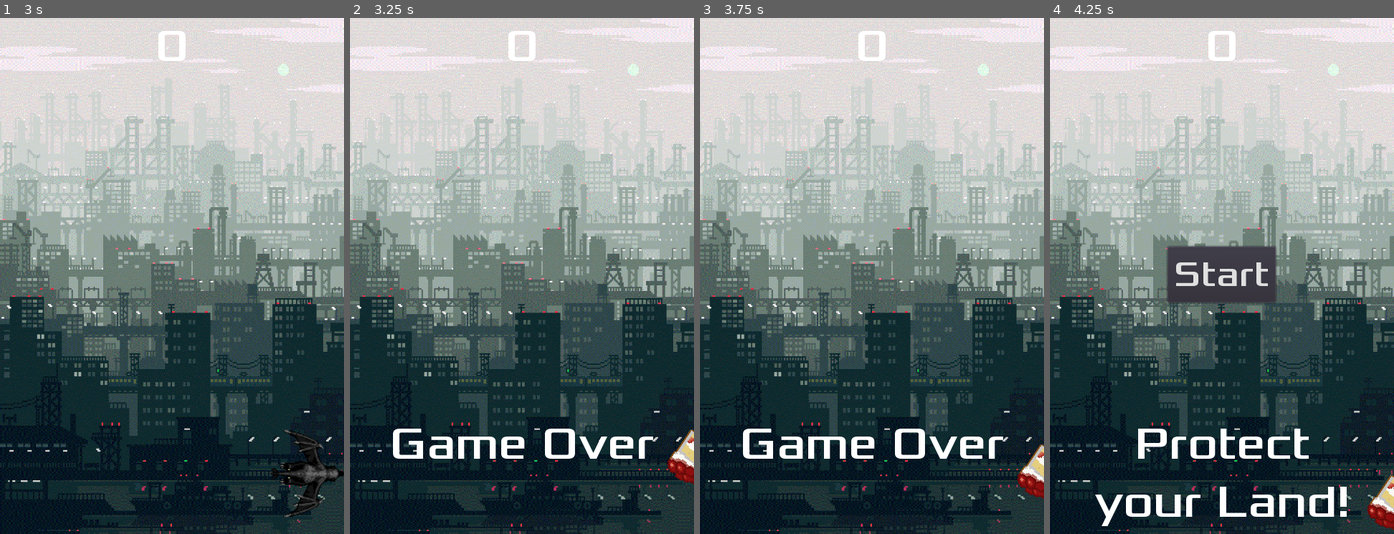
Above: before the commit, frames 1-4 (left to right).
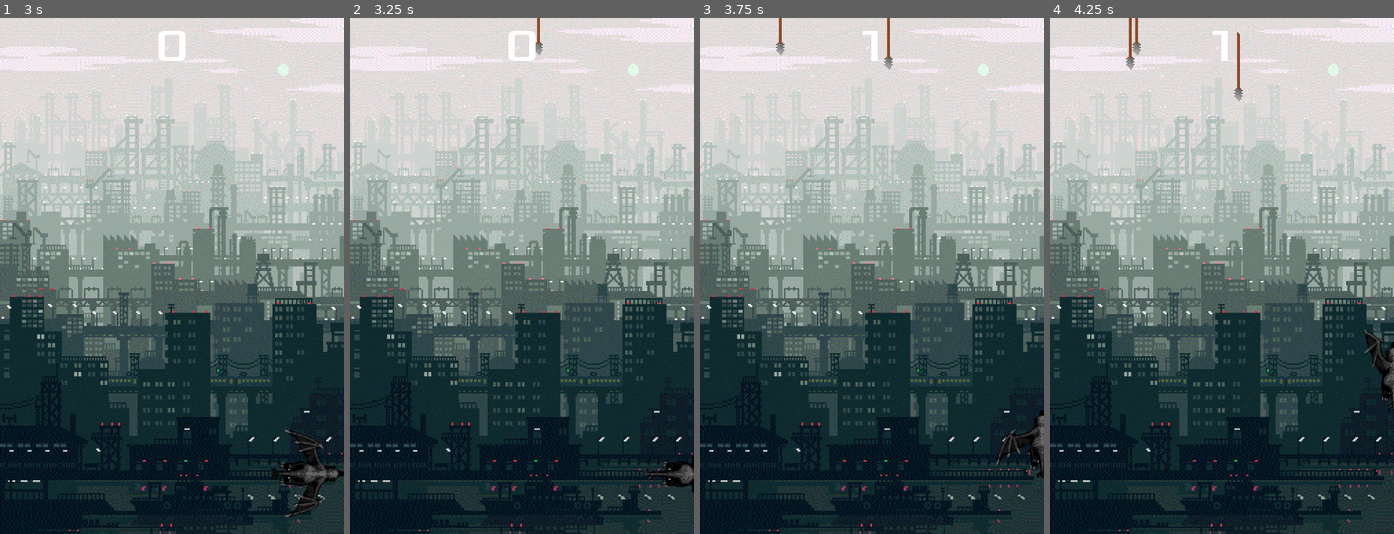
Above: after the commit, the same moments.

Repository: amandarover/RunFromHumans-GameGodot
Game: Godot game, scene res://Main.tscn
Two runs of this game, one before a commit and one after it. Both use one fixed random seed, a clock stepped at 60 frames per second and the inputs below.
Inputs:
- Up to frame 1 (3 s): click "Start" at 0.5 s; hold Right (ui_right) 1.28-2.03 s; tap Space (ui_select) at 1.52, 2.27 s; hold Down (ui_down) 2.03-2.78 s; hold Right (ui_right) from 2.78 s (still down)
- Up to frame 2 (3.25 s): keep holding Right (ui_right)
- Up to frame 3 (3.75 s): release Right (ui_right) at 3.53 s; hold Up (ui_up) from 3.53 s (still down)
- Up to frame 4 (4.25 s): keep holding Up (ui_up); tap Space (ui_select) at 3.77 s

Frame 1 is identical in both runs. In frame 2, 2.5% of the frame differs, in the area x 12-100%, y 0-92%; in frame 3, 3.1%; in frame 4, 7.9%, in the area x 13-100%, y 0-100%.
Error before the commit: Invalid get index 'MIN_SPEED' (on base: 'RigidBody2D'). (res://Main.gd:45)

Commit message:
V 2.0
Nova versão

Diff:
--- a/Main.gd
+++ b/Main.gd
@@ -25,6 +25,7 @@
 	$HUD.update_score(score)
 	$HUD.show_message("Get Ready!")
 	$Music.play()
+	$DeathSound.stop()
 
 func _on_StartTimer_timeout():
 	$MobTimer.start()
@@ -35,14 +36,10 @@
 	$HUD.update_score(score)
 
 func _on_MobTimer_timeout():
-	$MobPath/MobSpawnLocation.set_offset(randi())
+	#$MobPath/MobSpawnLocation.set_offset(randi())
 	var mob = Mob.instance()
 	add_child(mob)
-	var direction = $MobPath/MobSpawnLocation.rotation + PI/2
-	mob.position = $MobPath/MobSpawnLocation.position
-	direction += rand_range(-PI/4, PI/4)
-	mob.rotation = direction
-	mob.set_linear_velocity(Vector2(rand_range(mob.MIN_SPEED, mob.MAX_SPEED), 0).rotated(direction))
+	mob.set_position(Vector2(rand_range(0,450),0))
 
 
 func _on_Player_body_entered():
--- a/Main.tscn
+++ b/Main.tscn
@@ -1,43 +1,19 @@
-[gd_scene load_steps=9 format=2]
+[gd_scene load_steps=8 format=2]
 
 [ext_resource path="res://Main.gd" type="Script" id=1]
 [ext_resource path="res://Mob.tscn" type="PackedScene" id=2]
 [ext_resource path="res://art/background.png" type="Texture" id=3]
 [ext_resource path="res://Player.tscn" type="PackedScene" id=4]
 [ext_resource path="res://HUD.tscn" type="PackedScene" id=5]
-[ext_resource path="res://art/Here Comes the 8-bit Empire.ogg" type="AudioStream" id=6]
+[ext_resource path="res://art/Celtic Music - Legend (Chiptune Version).ogg" type="AudioStream" id=6]
 [ext_resource path="res://art/Defeat - gameover.ogg" type="AudioStream" id=7]
 
-[sub_resource type="Curve2D" id=1]
-
-bake_interval = 5.0
-_data = {
-"points": PoolVector2Array( 0, 0, 0, 0, -2.83163, -2.92049, 0, 0, 0, 0, 479.851, -4.59068, 0, 0, 0, 0, 481.521, 718.598 )
-}
-
-[node name="Main" type="Node"]
+[node name="Main" type="Node" index="0"]
 
 script = ExtResource( 1 )
 Mob = ExtResource( 2 )
 
-[node name="ColorRect" type="ColorRect" parent="." index="0"]
-
-anchor_left = 0.0
-anchor_top = 0.0
-anchor_right = 0.0
-anchor_bottom = 0.0
-margin_right = 480.0
-margin_bottom = 720.0
-rect_pivot_offset = Vector2( 0, 0 )
-rect_clip_content = false
-mouse_filter = 0
-mouse_default_cursor_shape = 0
-size_flags_horizontal = 1
-size_flags_vertical = 1
-color = Color( 0.313909, 0.31189, 0.570313, 1 )
-_sections_unfolded = [ "Theme" ]
-
-[node name="TextureRect" type="TextureRect" parent="." index="1"]
+[node name="TextureRect" type="TextureRect" parent="." index="0"]
 
 anchor_left = 0.0
 anchor_top = 0.0
@@ -56,56 +32,40 @@
 stretch_mode = 0
 _sections_unfolded = [ "Rect" ]
 
-[node name="Player" parent="." index="2" instance=ExtResource( 4 )]
+[node name="Player" parent="." index="1" instance=ExtResource( 4 )]
 
 _sections_unfolded = [ "Material", "Pickable" ]
 SPEED = 200
 
-[node name="MobTimer" type="Timer" parent="." index="3"]
+[node name="MobTimer" type="Timer" parent="." index="2"]
 
 process_mode = 1
 wait_time = 0.5
 one_shot = false
 autostart = false
 
-[node name="ScoreTimer" type="Timer" parent="." index="4"]
+[node name="ScoreTimer" type="Timer" parent="." index="3"]
 
 process_mode = 1
 wait_time = 1.0
 one_shot = false
 autostart = false
 
-[node name="StartTimer" type="Timer" parent="." index="5"]
+[node name="StartTimer" type="Timer" parent="." index="4"]
 
 process_mode = 1
 wait_time = 2.0
 one_shot = true
 autostart = false
 
-[node name="StartPosition" type="Position2D" parent="." index="6"]
+[node name="StartPosition" type="Position2D" parent="." index="5"]
 
 position = Vector2( 240, 480 )
 _sections_unfolded = [ "Transform" ]
 
-[node name="MobPath" type="Path2D" parent="." index="7"]
+[node name="HUD" parent="." index="6" instance=ExtResource( 5 )]
 
-curve = SubResource( 1 )
-
-[node name="MobSpawnLocation" type="PathFollow2D" parent="MobPath" index="0"]
-
-position = Vector2( -2.83163, -2.92049 )
-rotation = -0.00346013
-offset = 0.0
-h_offset = 0.0
-v_offset = 0.0
-rotate = true
-cubic_interp = true
-loop = true
-lookahead = 4.0
-
-[node name="HUD" parent="." index="8" instance=ExtResource( 5 )]
-
-[node name="Music" type="AudioStreamPlayer" parent="." index="9"]
+[node name="Music" type="AudioStreamPlayer" parent="." index="7"]
 
 stream = ExtResource( 6 )
 volume_db = 0.0
@@ -113,7 +73,7 @@
 mix_target = 0
 bus = "Master"
 
-[node name="DeathSound" type="AudioStreamPlayer" parent="." index="10"]
+[node name="DeathSound" type="AudioStreamPlayer" parent="." index="8"]
 
 stream = ExtResource( 7 )
 volume_db = 0.0
--- a/Mob.tscn
+++ b/Mob.tscn
@@ -1,41 +1,13 @@
-[gd_scene load_steps=7 format=2]
+[gd_scene load_steps=3 format=2]
 
-[ext_resource path="res://art/campbellssoup-copy.png" type="Texture" id=1]
-[ext_resource path="res://art/pepsi.png" type="Texture" id=2]
-[ext_resource path="res://art/cake_pixel.png" type="Texture" id=3]
-[ext_resource path="res://art/yoshiegg.png" type="Texture" id=4]
+[ext_resource path="res://art/flecha.png" type="Texture" id=1]
 
-[sub_resource type="SpriteFrames" id=1]
-
-animations = [ {
-"frames": [ ExtResource( 1 ) ],
-"loop": true,
-"name": "tomato",
-"speed": 4.0
-}, {
-"frames": [ ExtResource( 2 ) ],
-"loop": true,
-"name": "pepsi",
-"speed": 4.0
-}, {
-"frames": [ ExtResource( 3 ) ],
-"loop": true,
-"name": "cake",
-"speed": 3.0
-}, {
-"frames": [ ExtResource( 4 ) ],
-"loop": true,
-"name": "egg",
-"speed": 5.0
-} ]
-
-[sub_resource type="CapsuleShape2D" id=2]
+[sub_resource type="RectangleShape2D" id=1]
 
 custom_solver_bias = 0.0
-radius = 10.0
-height = 17.2677
+extents = Vector2( 10, 25.4299 )
 
-[node name="Mob" type="RigidBody2D"]
+[node name="Mob" type="RigidBody2D" index="0"]
 
 position = Vector2( -4.01739, 4.2352 )
 scale = Vector2( 0.19787, 0.184455 )
@@ -58,21 +30,19 @@
 angular_velocity = 0.0
 angular_damp = -1.0
 
-[node name="AnimatedSprite" type="AnimatedSprite" parent="." index="0"]
+[node name="AnimatedSprite" type="Sprite" parent="." index="0"]
 
 position = Vector2( -1.09218, 1.58828 )
-scale = Vector2( 0.329409, 0.306621 )
-frames = SubResource( 1 )
-animation = "cake"
-playing = true
+scale = Vector2( 0.2, 0.2 )
+texture = ExtResource( 1 )
 _sections_unfolded = [ "Transform" ]
 
 [node name="CollisionShape2D" type="CollisionShape2D" parent="." index="1"]
 
-position = Vector2( 3.40868, 6.50352 )
+position = Vector2( -0.381899, 4.00919 )
 rotation = 1.5708
-scale = Vector2( 3.82652, 2.0583 )
-shape = SubResource( 2 )
+scale = Vector2( 4.64704, 0.303065 )
+shape = SubResource( 1 )
 
 [node name="VisibilityNotifier2D" type="VisibilityNotifier2D" parent="." index="2"]
 
Not shown, added: art/Celtic Music - Legend (Chiptune Version).ogg.import
Not shown, removed: art/House In a Forest Loop.ogg.import
Binary file removed: art/cake_pixel.png
Not shown, removed: art/cake_pixel.png.import
Binary file removed: art/campbellssoup-copy.png
Not shown, removed: art/campbellssoup-copy.png.import
Binary file added: art/flecha.png
Not shown, changed: art/flecha.png.import
Binary file removed: art/grass.jpg
Not shown, removed: art/grass.jpg.import
Binary file removed: art/pepsi.png
Binary file removed: art/yoshiegg.png
(and 3 more such lines)
